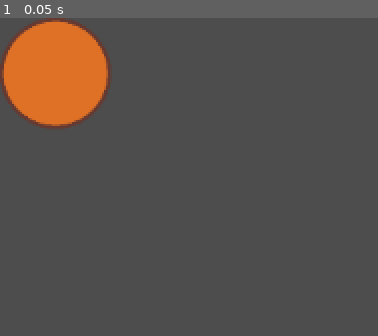
Above: before the commit, frame 1.
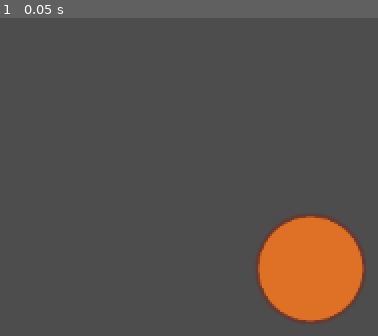
Above: after the commit, the same moment.

Repository: EscapeTheWeapon/YouAreTheWeapon
Game: Godot game, scene res://Scenes/button_basic.tscn
Two runs of this game, one before a commit and one after it. Both use one fixed random seed, a clock stepped at 60 frames per second and the inputs below.
Inputs:
- Up to frame 1 (0.05 s): no input

The runs differ from the first frame. In frame 1, 16% of the frame differs, in the area x 0-97%, y 0-97%.

Commit message:
Added my enemy plane and all requirements for them to be spawned and shot down. Also started to make the script that will spawn them

Diff:
--- a/youaretheweapon/Scenes/Trial Scene.tscn
+++ b/youaretheweapon/Scenes/Trial Scene.tscn
@@ -1,3 +1,10 @@
-[gd_scene format=3 uid="uid://0qnoq5cxghy1"]
+[gd_scene load_steps=3 format=3 uid="uid://0qnoq5cxghy1"]
+
+[ext_resource type="PackedScene" uid="uid://b8dbfm3oo10mo" path="res://Scenes/button_basic.tscn" id="1_utive"]
+[ext_resource type="Script" path="res://Scripts/button_start.gd" id="2_vuw4n"]
 
 [node name="TrialScene" type="Node2D"]
+
+[node name="BasicHitButton" parent="." instance=ExtResource("1_utive")]
+position = Vector2(422, 278)
+script = ExtResource("2_vuw4n")
--- a/youaretheweapon/Scenes/button_basic.tscn
+++ b/youaretheweapon/Scenes/button_basic.tscn
@@ -7,6 +7,7 @@
 radius = 40.0
 
 [node name="BasicHitButton" type="Area2D"]
+position = Vector2(184, 141)
 script = ExtResource("1_3p1li")
 metadata/_edit_group_ = true
 
@@ -17,7 +18,6 @@
 
 [node name="CollisionShape2D" type="CollisionShape2D" parent="."]
 position = Vector2(40, 40)
-scale = Vector2(1, 1)
 shape = SubResource("CircleShape2D_545yu")
 
 [connection signal="mouse_entered" from="." to="." method="_on_mouse_entered"]
--- a/youaretheweapon/Scenes/weapon_scene_2D.tscn
+++ b/youaretheweapon/Scenes/weapon_scene_2D.tscn
@@ -1,8 +1,19 @@
-[gd_scene format=3 uid="uid://dl2x6gvj4ks76"]
+[gd_scene load_steps=2 format=3 uid="uid://dl2x6gvj4ks76"]
 
-[node name="WeaponScene2d" type="Node2D"]
+[ext_resource type="PackedScene" uid="uid://d2wupdyc4fbr8" path="res://Scenes/enemy.tscn" id="1_4k4e0"]
+
+[node name="WeaponScene2d" type="Node"]
 
 [node name="ColorRect" type="ColorRect" parent="."]
 offset_right = 1149.0
 offset_bottom = 646.0
 color = Color(0, 0, 0.176471, 1)
+
+[node name="Enemy" parent="." instance=ExtResource("1_4k4e0")]
+position = Vector2(258, 176)
+
+[node name="Enemy2" parent="." instance=ExtResource("1_4k4e0")]
+position = Vector2(588, 280)
+
+[node name="Enemy3" parent="." instance=ExtResource("1_4k4e0")]
+position = Vector2(339, 372)
